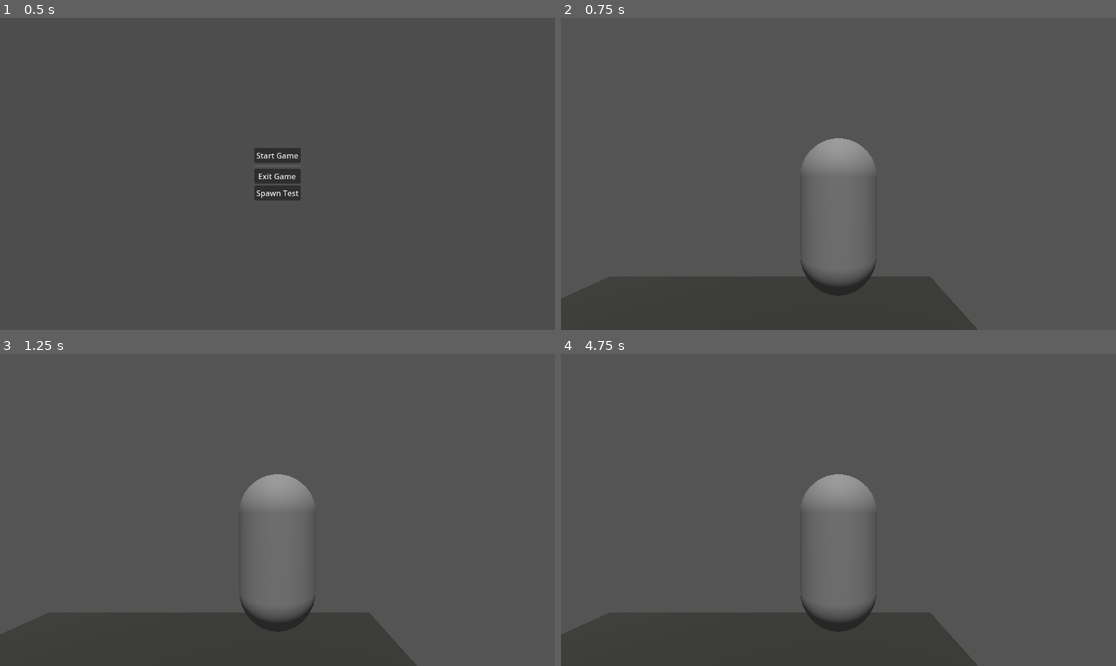
Above: before the commit, frames 1-4 (two rows, left to right).
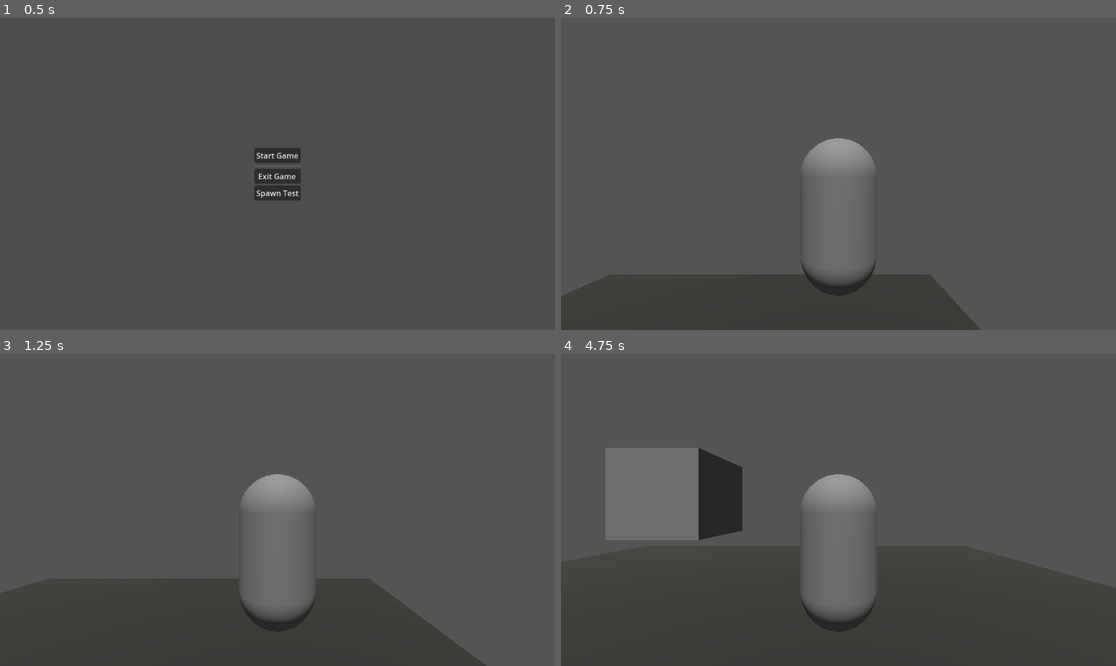
Above: after the commit, the same moments.

Repository: KaiserTorian/Project_Railway
Game: Godot game, scene res://scenes/GUI/title_screen.tscn
The game is run twice, just before and just after one commit, with the same random seed, the same clock (stepped at 60 frames per second) and the same inputs.
Inputs (mouse positions are in pixels of both pictures, inside the frame that each line leads up to):
- Up to frame 1 (0.5 s): no input
- Up to frame 2 (0.75 s): click "Start Game" at 0.5 s
- Up to frame 3 (1.25 s): no input
- Up to frame 4 (4.75 s): move the mouse to (960, 494) at 1.27 s; hold Right (ui_right) 1.28-2.03 s; tap Space (cc_jump) at 1.52, 2.27, 3.5, 3.77, 4.52 s; tap Enter at 2 s; move the mouse to (727, 525) at 2.02 s; hold Down (ui_down) 2.03-2.78 s; move the mouse to (894, 441) at 2.77 s; hold Right (ui_right) 2.78-3.53 s; move the mouse to (810, 572) at 3.52 s; hold Up (ui_up) 3.53-4.28 s; move the mouse to (1005, 556) at 4.27 s; hold A (cc_left) from 4.28 s (still down)

Frame 1 is identical in both runs. In frame 2, 0.3% of the frame differs, in the area x 26-76%, y 82-100%; in frame 3, 2.8%; in frame 4, 11%, in the area x 8-100%, y 30-100%.
Error before the commit: Parse Error: Could not parse global class "ComponentPrefab" from "res://scripts/resource_scripts/component_prefab.gd". (res://scenes/items-misc/item_base.gd:9)

Commit message:
inv system working no UI

Diff:
--- a/resources/misc/test_inv.tres
+++ b/resources/misc/test_inv.tres
@@ -6,5 +6,5 @@
 
 [resource]
 script = ExtResource("1_12o8i")
-default_slot = ExtResource("1_wtm53")
+slots = Array[ExtResource("2_ep7lu")]([null, null, null, null, null])
 metadata/_custom_type_script = "uid://cnnqs3muog3m7"
--- a/scenes/GUI/loading_scene.gd
+++ b/scenes/GUI/loading_scene.gd
@@ -11,10 +11,8 @@
 
 
 func update_progressbar(value: float):
-	print("update_progressbar: ", value)
 	progress_bar.set_value_no_signal(value * 100)
 
 
 func finish_loading():
-	print("finish_loading")
 	self.queue_free()
--- a/scenes/characters/human.tscn
+++ b/scenes/characters/human.tscn
@@ -9,10 +9,11 @@
 [ext_resource type="Script" uid="uid://eoejey874c8u" path="res://scripts/state_machine/player_character/falling_state.gd" id="7_n8jd0"]
 [ext_resource type="Script" uid="uid://c1578bhcgi8vr" path="res://scripts/resource_scripts/root_component.gd" id="8_tk7ed"]
 [ext_resource type="Script" uid="uid://5s6gtr4g8wph" path="res://scripts/resource_scripts/component_prefab.gd" id="9_qf5vl"]
-[ext_resource type="Resource" uid="uid://c5pedwixtrqlp" path="res://resources/char_comps/simple_controller_human.tres" id="10_qf5vl"]
 [ext_resource type="Script" uid="uid://cnnqs3muog3m7" path="res://scripts/resource_scripts/misc/inventory.gd" id="11_dnppg"]
+[ext_resource type="Resource" uid="uid://b06s8u3cubydj" path="res://resources/misc/test_inv.tres" id="11_jn14g"]
 [ext_resource type="Resource" uid="uid://cgicowb4f2rj3" path="res://resources/misc/default_inv_slot.tres" id="11_ntk2y"]
 [ext_resource type="Script" uid="uid://dufa3lgfwvyti" path="res://scripts/resource_scripts/misc/inv_slot.gd" id="12_ntk2y"]
+[ext_resource type="Resource" uid="uid://c5pedwixtrqlp" path="res://resources/char_comps/simple_controller_human.tres" id="13_h2pfa"]
 
 [sub_resource type="CapsuleShape3D" id="CapsuleShape3D_6p3mc"]
 
@@ -21,12 +22,8 @@
 [sub_resource type="Environment" id="Environment_n8jd0"]
 background_energy_multiplier = 1.1
 
-[sub_resource type="Resource" id="Resource_ntk2y"]
+[sub_resource type="Resource" id="Resource_4lllx"]
 script = ExtResource("11_dnppg")
-slots = Array[ExtResource("12_ntk2y")]([ExtResource("11_ntk2y"), ExtResource("11_ntk2y"), null, null, null])
-identifier = "inv_test"
-component_name = "inv_test"
-always_unique = true
 metadata/_custom_type_script = "uid://cnnqs3muog3m7"
 
 [node name="Human" type="CharacterBody3D" node_paths=PackedStringArray("cam_controller")]
@@ -80,6 +77,7 @@
 
 [node name="RootComponent" type="Node" parent="." node_paths=PackedStringArray("parent")]
 script = ExtResource("8_tk7ed")
+inventory = SubResource("Resource_4lllx")
 parent = NodePath("..")
-components = Array[ExtResource("9_qf5vl")]([ExtResource("10_qf5vl"), SubResource("Resource_ntk2y")])
+components = Array[ExtResource("9_qf5vl")]([ExtResource("13_h2pfa"), ExtResource("11_jn14g")])
 metadata/_custom_type_script = "uid://c1578bhcgi8vr"
--- a/scenes/world/test_scene.tscn
+++ b/scenes/world/test_scene.tscn
@@ -1,7 +1,9 @@
-[gd_scene load_steps=7 format=3 uid="uid://crmwp0pdxv0dl"]
+[gd_scene load_steps=9 format=3 uid="uid://crmwp0pdxv0dl"]
 
-[ext_resource type="Resource" uid="uid://dcvbeqr7wiyo7" path="res://resources/items/test_item1.tres" id="1_j1f80"]
+[ext_resource type="Script" uid="uid://b3bhtdx5ym8ck" path="res://scripts/world/item_spawn_node.gd" id="1_j1f80"]
 [ext_resource type="Script" uid="uid://dfal78xoae7t0" path="res://scripts/world/characters_spawn_node.gd" id="2_cufpa"]
+[ext_resource type="Script" uid="uid://5s6gtr4g8wph" path="res://scripts/resource_scripts/component_prefab.gd" id="2_djhae"]
+[ext_resource type="Script" uid="uid://henk1sksno5l" path="res://scripts/resource_scripts/items/item_prefab.gd" id="3_h7iep"]
 
 [sub_resource type="WorldBoundaryShape3D" id="WorldBoundaryShape3D_a5oyu"]
 
@@ -13,31 +15,9 @@
 material = SubResource("StandardMaterial3D_g7g4h")
 size = Vector3(20, 0.1, 20)
 
-[sub_resource type="GDScript" id="GDScript_a5oyu"]
-script/source = "class_name ItemSpawner
-extends Node3D
-
-# The parent of the spawend item
-@export var item: ItemPrefab
-
-#
-#func _ready() -> void:
-	#ItemManager.spawn_item(item,self.global_position)
-
-func _process(_delta: float) -> void:
-	if Input.is_action_just_pressed(\"ui_up\"):
-		ItemManager.spawn_item(item,self.global_position)
-
-	if Input.is_action_just_pressed(\"ui_down\"):
-		if self.get_child_count() > 0:
-			ItemManager.item_deleted.emit(self.get_child(0))
-
-	if Input.is_action_just_pressed(\"ui_right\"):
-		# spawn in player in random slot
-		ItemManager.spawn_item(item,self.global_positio,Vector3(0,0,0),)
-
-
-"
+[sub_resource type="Resource" id="Resource_ixuv2"]
+script = ExtResource("3_h7iep")
+metadata/_custom_type_script = "uid://henk1sksno5l"
 
 [node name="TestWorld" type="Node3D"]
 
@@ -54,8 +34,8 @@
 
 [node name="Items" type="Node3D" parent="."]
 transform = Transform3D(1, 0, 0, 0, 1, 0, 0, 0, 1, 0, 2.0328803, 0)
-script = SubResource("GDScript_a5oyu")
-item = ExtResource("1_j1f80")
+script = ExtResource("1_j1f80")
+item = SubResource("Resource_ixuv2")
 
 [node name="Characters" type="Node3D" parent="."]
 transform = Transform3D(1, 0, 0, 0, 1, 0, 0, 0, 1, 4.2678547, 5.913432, 0)
--- a/scripts/globals/item_manager.gd
+++ b/scripts/globals/item_manager.gd
@@ -3,7 +3,6 @@
 
 const BASE_ITEM_SCENE: PackedScene = preload("res://scenes/items-misc/base_item.tscn")
 var all_items:Dictionary[int,ItemBase] = {}
-
 
 func spawn_item(item_prefab: ItemPrefab,
 		spawn_position: Vector3 = Vector3(0,0,0),
@@ -11,9 +10,9 @@
 		inventory_owner: Node3D = null,
 		inventory_slot: InvSlot = null,
 		parent: Node3D = self):
-
+	print("spawn_item()")
 	if item_prefab == null:
-		push_warning("item_prefab in spawn_item() is null")
+		printerr("item_prefab in spawn_item() is null")
 		return
 
 	var item_instance: ItemBase = BASE_ITEM_SCENE.instantiate()
@@ -34,6 +33,7 @@
 	item_instance.global_rotation = spawn_rotation
 
 	# after the item was spawend the target inv should pick it up
+	print(inventory_slot)
 	if not inventory_slot == null:
 		inventory_slot.owner_inventory.pickup(item_instance,inventory_owner,null)
 
--- a/scripts/resource_scripts/char_comps/simple_player_controller.gd
+++ b/scripts/resource_scripts/char_comps/simple_player_controller.gd
@@ -23,7 +23,7 @@
 		#print(temp_mouse_input)
 
 
-func _input(event, _owner:Node3D):
+func input(event, _owner:Node3D):
 	if event.is_action_pressed("ui_cancel"):
 		if Input.mouse_mode == Input.MOUSE_MODE_VISIBLE:
 			Input.mouse_mode = Input.MOUSE_MODE_CAPTURED
--- a/scripts/resource_scripts/component_prefab.gd
+++ b/scripts/resource_scripts/component_prefab.gd
@@ -2,19 +2,15 @@
 class_name ComponentPrefab
 extends Resource
 
-# @export var identifier: String
-# @export var component_name: String
+
+@export var identifier: String
 @export_multiline var component_description:String
 @export var always_unique: bool = false
 
 func self_check() -> void:
-	# if identifier == null:
-		# print("identifier in ", self, " is null")
-		# return
-
-	# if self.component_name == null:
-		# self.component_name = self.identifier
-
+	if identifier == null:
+		print("identifier in ", self, " is null")
+		return
 
 func ready(_parent: Node3D):
 	pass
--- a/scripts/resource_scripts/items_comps/test_comp.gd
+++ /dev/null
@@ -1,10 +0,0 @@
-class_name TestComp
-extends ComponentPrefab
-
-@export var test_var1: int
-@export var test_var2: String
-
-
-func process(_delta: float, parent: Node3D):
-	print(parent)
-	print(test_var1)
--- a/scripts/resource_scripts/misc/inv_slot.gd
+++ b/scripts/resource_scripts/misc/inv_slot.gd
@@ -7,4 +7,4 @@
 var owner_inventory: Inventory
 var item_count: int
 var items: Array[ItemBase]
-var item_type: String
+var item_identifier: String
--- a/scripts/resource_scripts/misc/inventory.gd
+++ b/scripts/resource_scripts/misc/inventory.gd
@@ -1,11 +1,13 @@
 class_name Inventory
 extends ComponentPrefab
+
 
 @export var default_slot: InvSlot = preload("res://resources/misc/default_inv_slot.tres")
 @export var slots: Array[InvSlot]
 
 
 func ready(owner:Node3D):
+	identifier = "Inventory"
 	setup_inv(owner)
 	generate_gui(owner)
 
@@ -15,6 +17,7 @@
 	for index in self.slots.size():
 		if slots[index] == null:
 			slots[index] = default_slot.duplicate(true)
+			slots[index].owner_inventory = self
 
 
 
@@ -24,14 +27,19 @@
 
 func pickup(item: ItemBase, picker: Node3D, input_slot: InvSlot = null):
 	if not item.inventory_slot == null:
+		print("is already in inv")
 		return
 
 	if not self._can_pickup_item(item):
+		print("Can not pick up items")
 		return
 
 	if input_slot == null:
+		print("no input slot")
 		input_slot = self._find_first_slot(item)
 
+	input_slot.items.append(item)
+	input_slot.item_identifier = item.prefab.identifier
 	item.inventory_slot = input_slot
 
 	item.visible = false
@@ -59,9 +67,10 @@
 
 func _can_pickup_item(item: ItemBase) -> bool:
 	var item_type: String = item.prefab.identifier
+
 	# Ist ein freier stack im inv?
 	for slot in self.slots:
-		if item_type == slot.item_type and slot.slot_size > slot.items.size():
+		if item_type == slot.item_identifier and slot.slot_size > slot.items.size():
 			return true
 
 	# Ist ein freier slot im inv?
@@ -76,7 +85,7 @@
 	var item_type: String = item.prefab.identifier
 	# Ist ein freier stack im inv?
 	for slot in self.slots:
-		if item_type == slot.item_type and slot.slot_size > slot.items.size():
+		if item_type == slot.item_identifier and slot.slot_size > slot.items.size():
 			return slot
 
 	# Ist ein freier slot im inv?
--- a/scripts/resource_scripts/root_component.gd
+++ b/scripts/resource_scripts/root_component.gd
@@ -1,7 +1,7 @@
 class_name RootComponent
 extends Node
 
-
+@export var inventory:Inventory
 @export var parent: Node3D
 @export var components: Array[ComponentPrefab] = []
 
@@ -10,10 +10,10 @@
 	for component in self.components:
 		component.self_check()
 		component.ready(parent)
-		print(find_components(Inventory,true))
 
 # Called every frame. 'delta' is the elapsed time since the previous frame.
 func _process(delta: float) -> void:
+
 	for component in self.components:
 		component.process(delta, parent)
 
@@ -33,8 +33,8 @@
 		component.unhandled_input(event, parent)
 
 
-func find_components(component_type, first_component:bool) -> ComponentPrefab:
-	for i in self.components:
-		if is_instance_of(i,component_type):
-			return i
+func find_components(comp_type_identifier: String, first_component:bool) -> ComponentPrefab:
+	for comp in self.components:
+		if comp.identifier == comp_type_identifier:
+			return comp
 	return null
--- /dev/null
+++ b/scripts/world/item_spawn_node.gd
@@ -0,0 +1,22 @@
+extends Node3D
+
+# The parent of the spawend item
+@export var item: ItemPrefab
+
+#
+#func _ready() -> void:
+	#ItemManager.spawn_item(item,self.global_position)
+
+func _process(_delta: float) -> void:
+	if Input.is_action_just_pressed("ui_up"):
+		ItemManager.spawn_item(item,self.global_position)
+
+	if Input.is_action_just_pressed("ui_down"):
+		if self.get_child_count() > 0:
+			ItemManager.item_deleted.emit(self.get_child(0))
+
+	if Input.is_action_just_pressed("ui_right"):
+		# spawn in player in random slot
+		print("Spawn Item")
+		for i in CharacterManager.all_characters:
+			ItemManager.spawn_item(item, self.global_position, Vector3(0,0,0),CharacterManager.all_characters[i],CharacterManager.all_characters[i].get_child(4).components[1].slots[1])
Not shown: 1 places in scenes/characters/human.tscn that only renumber resources
Not shown, removed: scripts/resource_scripts/items_comps/test_comp.gd.uid
